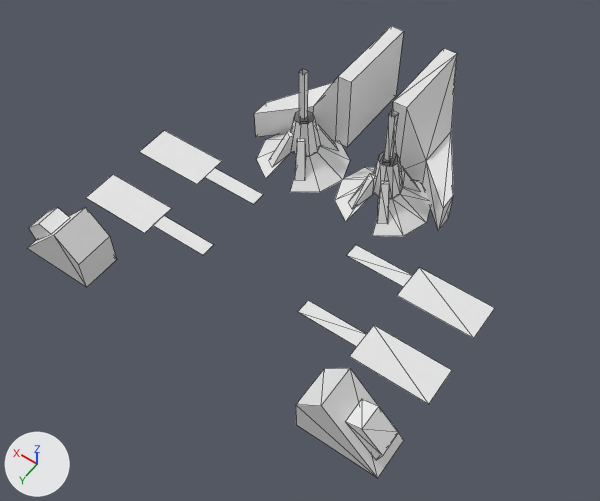
The Blender file _temporary/andgant/andgant.blend, before and after one commit.
Both versions are drawn from a camera (50 mm lens) standing at (-4.75, 7.06, 9.89) and looking at (-0.5, 1.11, 0.53). The axes (+X, +Y, +Z) are drawn at lower left. The lights are the same throughout. The older version comes first. Mesh edges are drawn as thin lines.

Before the edit, the objects in view are built like this:
```python
ob_base = bpy.data.objects.new('base', me_base)
ob_base.location = (0.0, 0.0, 0.0)
ob_base.rotation_euler = (1.571, 0.0, 0.0)  # degrees (90, 0, 0)
ob_base.scale = (0.05, 0.05, 0.05)
ob_covers = bpy.data.objects.new('covers', me_covers)
ob_covers.location = (0.0, 0.0, 0.0)
ob_covers.rotation_euler = (1.571, 0.0, 0.0)  # degrees (90, 0, 0)
ob_covers.scale = (0.05, 0.05, 0.05)
ob_electrode2 = bpy.data.objects.new('electrode2', me_electrode2)
ob_electrode2.location = (0.0, 0.0, 0.0)
ob_electrode2.rotation_euler = (1.571, 0.0, 0.0)  # degrees (90, 0, 0)
ob_electrode2.scale = (0.05, 0.05, 0.05)
ob_gear2 = bpy.data.objects.new('gear2', me_gear2)
ob_gear2.location = (0.0, 0.0, 0.0)
ob_gear2.rotation_euler = (1.571, 0.0, 0.0)  # degrees (90, 0, 0)
ob_gear2.scale = (0.05, 0.05, 0.05)
ob_gearbox2 = bpy.data.objects.new('gearbox2', me_gearbox2)
ob_gearbox2.location = (0.0, 0.0, 0.0)
ob_gearbox2.rotation_euler = (1.571, 0.0, 0.0)  # degrees (90, 0, 0)
ob_gearbox2.scale = (0.05, 0.05, 0.05)
ob_lights = bpy.data.objects.new('lights', me_lights)
ob_lights.location = (0.0, 0.0, 0.0)
ob_lights.rotation_euler = (1.571, 0.0, 0.0)  # degrees (90, 0, 0)
ob_lights.scale = (0.05, 0.05, 0.05)
ob_nanobox2 = bpy.data.objects.new('nanobox2', me_nanobox2)
ob_nanobox2.location = (0.0, 0.0, 0.0)
ob_nanobox2.rotation_euler = (1.571, 0.0, 0.0)  # degrees (90, 0, 0)
ob_nanobox2.scale = (0.05, 0.05, 0.05)
ob_nanoring = bpy.data.objects.new('nanoring', me_nanoring)
ob_nanoring.location = (0.0, 0.0, 0.0)
ob_nanoring.rotation_euler = (1.571, 0.0, 0.0)  # degrees (90, 0, 0)
ob_nanoring.scale = (0.05, 0.05, 0.05)
```
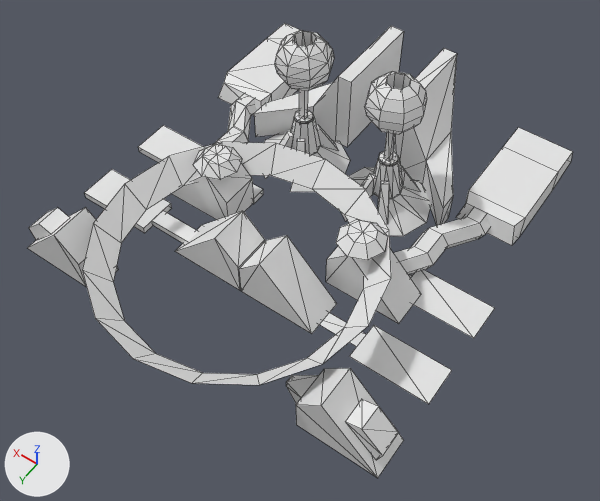
Boxes [x1, y1, x2, y2] around the edits, measured in the pictures (600 x 501 px):
'nanoring', shown: after [82, 142, 391, 385]
'pipes', shown: after [214, 23, 573, 275]
'nanobox1', shown: after [239, 235, 337, 334]
'nanobox2', shown: after [175, 211, 265, 290]
'gearbox1', shown: after [326, 246, 421, 324]
'electrode1', shown: after [364, 71, 427, 135]
'electrode2', shown: after [274, 30, 334, 91]
'gearbox2', shown: after [172, 163, 254, 220]
'gear1', shown: after [336, 219, 388, 260]
'gear2', shown: after [193, 144, 242, 179]
'lights', shown: after [115, 267, 319, 404]
'covers', shown: after [294, 110, 398, 164]
part 1 of me_base, built on: before [86, 130, 263, 255]; after [84, 125, 263, 243]

The change, as a diff of the scene's bpy script:
```diff
--- a/_temporary/andgant/andgant.blend.py
+++ b/_temporary/andgant/andgant.blend.py
@@ me_base @@
 # used by ob_base; location = (0.0, 0.0, 0.0); rotation_euler = (1.571, 0.0, 0.0), in degrees (90, 0, 0); scale = (0.05, 0.05, 0.05)
-me_base.from_pydata(...)  # 256 vertices, 209 faces; spans x -62.5..62.5, y 0.0..37.0, z -62.5..60.4
+me_base.from_pydata(...)  # 272 vertices, 227 faces; spans x -62.5..62.5, y 0.0..37.0, z -62.5..60.4
+# me_base part 1
+# 4 faces are deleted
+# 2 vertices are added at (17.5, 2.4, -3.7), (37.5, 2.4, -3.7)
+# 14 new vertices lie (0.0, 2.4, 0.0) away from vertices in x 17.5..62.5, y 0.0, z -37.5..0.0
+# 22 new faces join them
@@ ob_nanoring @@
 ob_nanoring.scale = (0.05, 0.05, 0.05)
-ob_nanoring.hide_set(True)  # its collection is switched off
@@ ob_nanobox2 @@
 ob_nanobox2.scale = (0.05, 0.05, 0.05)
-ob_nanobox2.hide_set(True)  # its collection is switched off
@@ ob_gearbox2 @@
 ob_gearbox2.scale = (0.05, 0.05, 0.05)
-ob_gearbox2.hide_set(True)  # its collection is switched off
@@ ob_gear2 @@
 ob_gear2.scale = (0.05, 0.05, 0.05)
-ob_gear2.hide_set(True)  # its collection is switched off
@@ ob_electrode2 @@
 ob_electrode2.scale = (0.05, 0.05, 0.05)
-ob_electrode2.hide_set(True)  # its collection is switched off
@@ ob_covers @@
 ob_covers.scale = (0.05, 0.05, 0.05)
-ob_covers.hide_set(True)  # its collection is switched off
@@ ob_lights @@
 ob_lights.scale = (0.05, 0.05, 0.05)
-ob_lights.hide_set(True)  # its collection is switched off
@@ ob_nanobox1 @@
 ob_nanobox1.scale = (0.05, 0.05, 0.05)
-ob_nanobox1.hide_set(True)  # its collection is switched off
@@ ob_gearbox1 @@
 ob_gearbox1.scale = (0.05, 0.05, 0.05)
-ob_gearbox1.hide_set(True)  # its collection is switched off
@@ ob_gear1 @@
 ob_gear1.scale = (0.05, 0.05, 0.05)
-ob_gear1.hide_set(True)  # its collection is switched off
@@ ob_pipes @@
 ob_pipes.scale = (0.05, 0.05, 0.05)
-ob_pipes.hide_set(True)  # its collection is switched off
@@ ob_electrode1 @@
 ob_electrode1.scale = (0.05, 0.05, 0.05)
-ob_electrode1.hide_set(True)  # its collection is switched off
```
